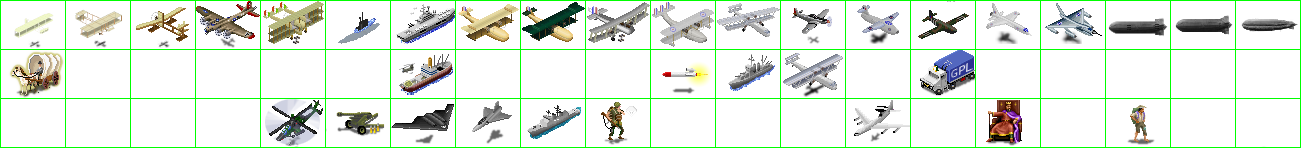
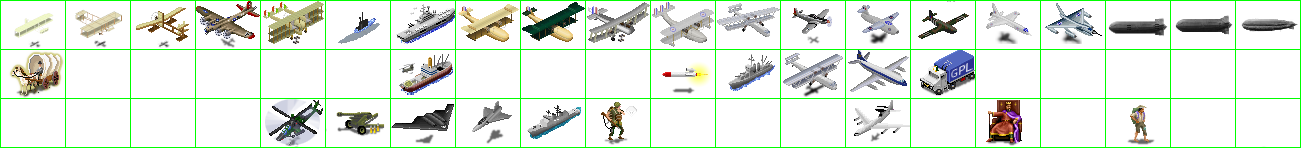
Comparing the layer stacks of the two 1301×148 images. Changes:
painted on "units" over (848, 50, 909, 92)
